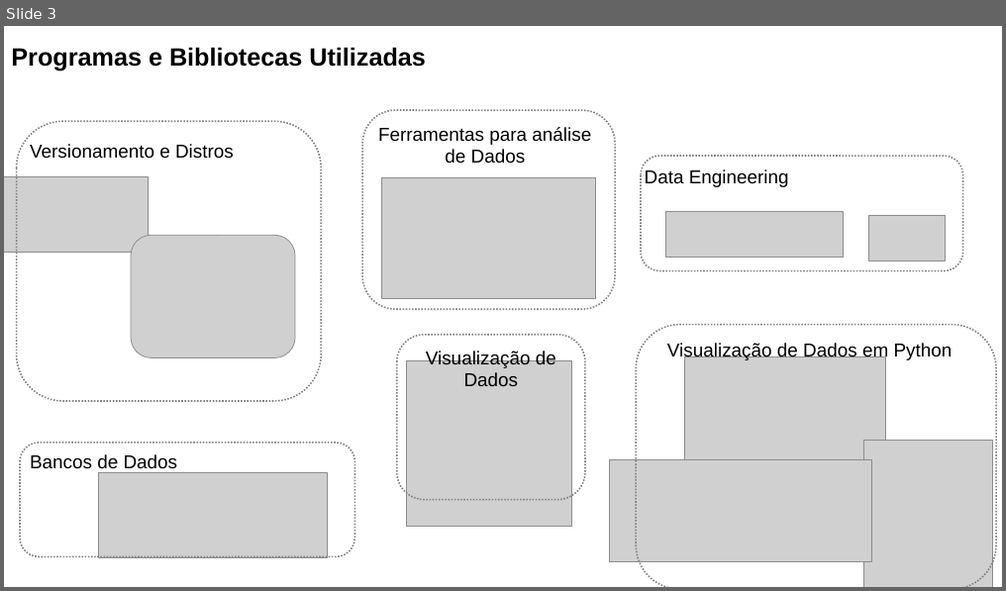
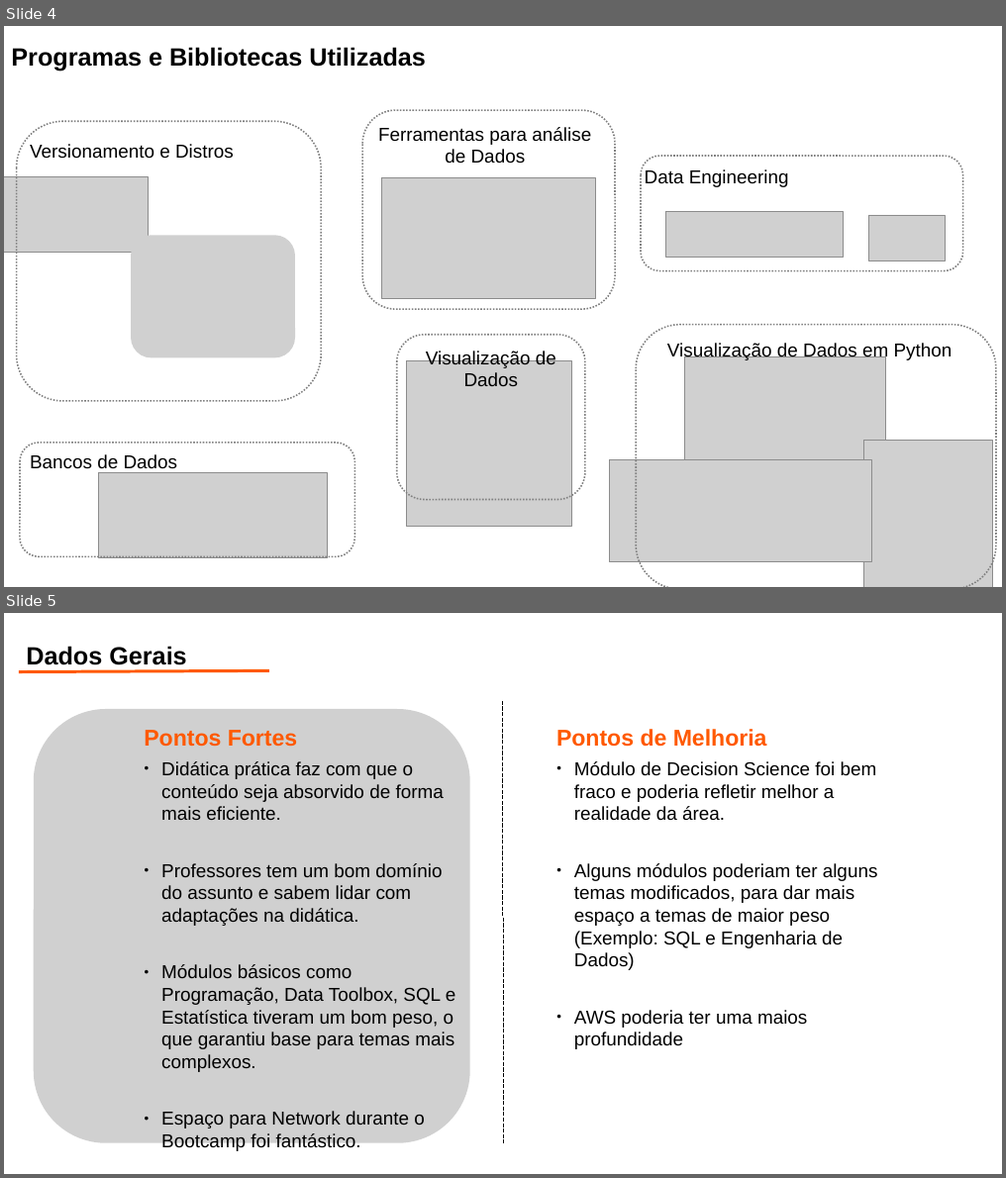
Before and after one commit to zgiuliana/bootcamp_itau_dados, a slide deck: bootcamp.pptx. Shown one above the other, each under a label of ours: slide 3 before the commit, slides 4 and 5 after it. The pictures are 1006x591 and 1006x1178 pixels, drawn with LibreOffice and Linux fonts; fonts in the diff are those of the drawing; grey boxes stand for pictures; background and template pictures are left out. Boxes give left, top, right and bottom in pixels: in the first picture for what was removed or moved away, otherwise in the second. Text is boxed around its words. In the diff, an @@ line names an element or a change of style, - is before the commit and + after.

```diff
--- a/bootcamp.pptx
+++ b/bootcamp.pptx
@@ slide 5 added at box(4, 613, 1002, 1174), background #FFFFFF @@
@@ line added from (19, 672) to (269, 670), #FF5900 2.83 pt @@
@@ text added at box(26, 646, 186, 670), 24 pt, text #000000, bold @@
+Dados Gerais
@@ line added from (503, 701) to (503, 1144), #000000 0 pt dashed @@
@@ picture added at box(33, 709, 469, 1143) @@
@@ text added at box(144, 730, 456, 1152), 18 pt, text #000000 @@
+Pontos Fortes
+● Didática prática faz com que o conteúdo seja absorvido de forma mais eficiente.
+● Professores tem um bom domínio do assunto e sabem lidar com adaptações na didática.
+● Módulos básicos como Programação, Data Toolbox, SQL e Estatística tiveram um bom peso, o que garantiu base para temas mais complexos.
+● Espaço para Network durante o Bootcamp foi fantástico.
@@ text added at box(556, 729, 878, 1050), 18 pt, text #000000 @@
+Pontos de Melhoria
+● Módulo de Decision Science foi bem fraco e poderia refletir melhor a realidade da área.
+● Alguns módulos poderiam ter alguns temas modificados, para dar mais espaço a temas de maior peso (Exemplo: SQL e Engenharia de Dados)
+● AWS poderia ter uma maios profundidade
@@ what was slide 3 is now slide 4 @@
@@ slide 4 changed as well @@
@@ rounded rectangle at box(17, 121, 322, 401): proportions changed @@
```
Also in this commit, not shown: 1 other slide changed, 3 other slides added, 2 slides removed.
